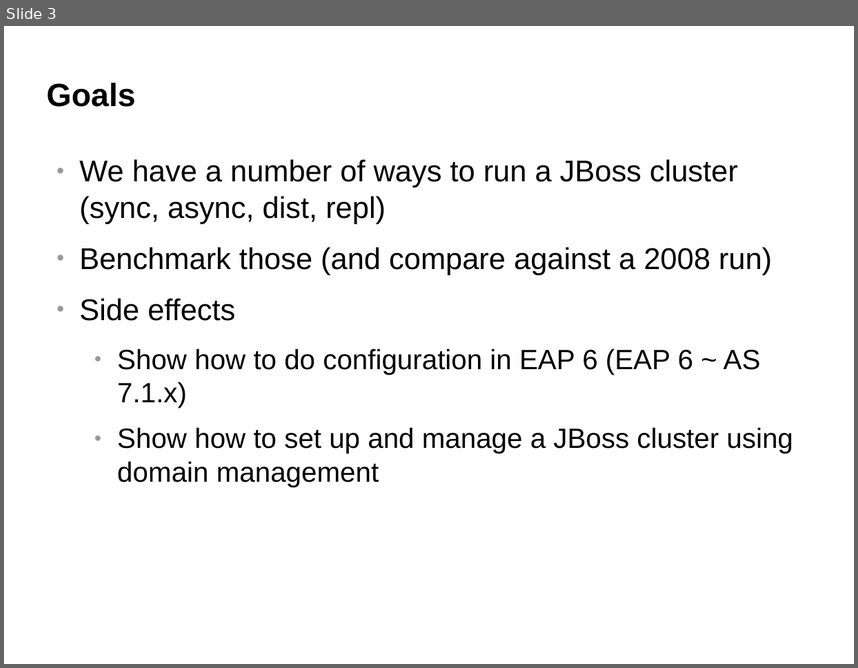
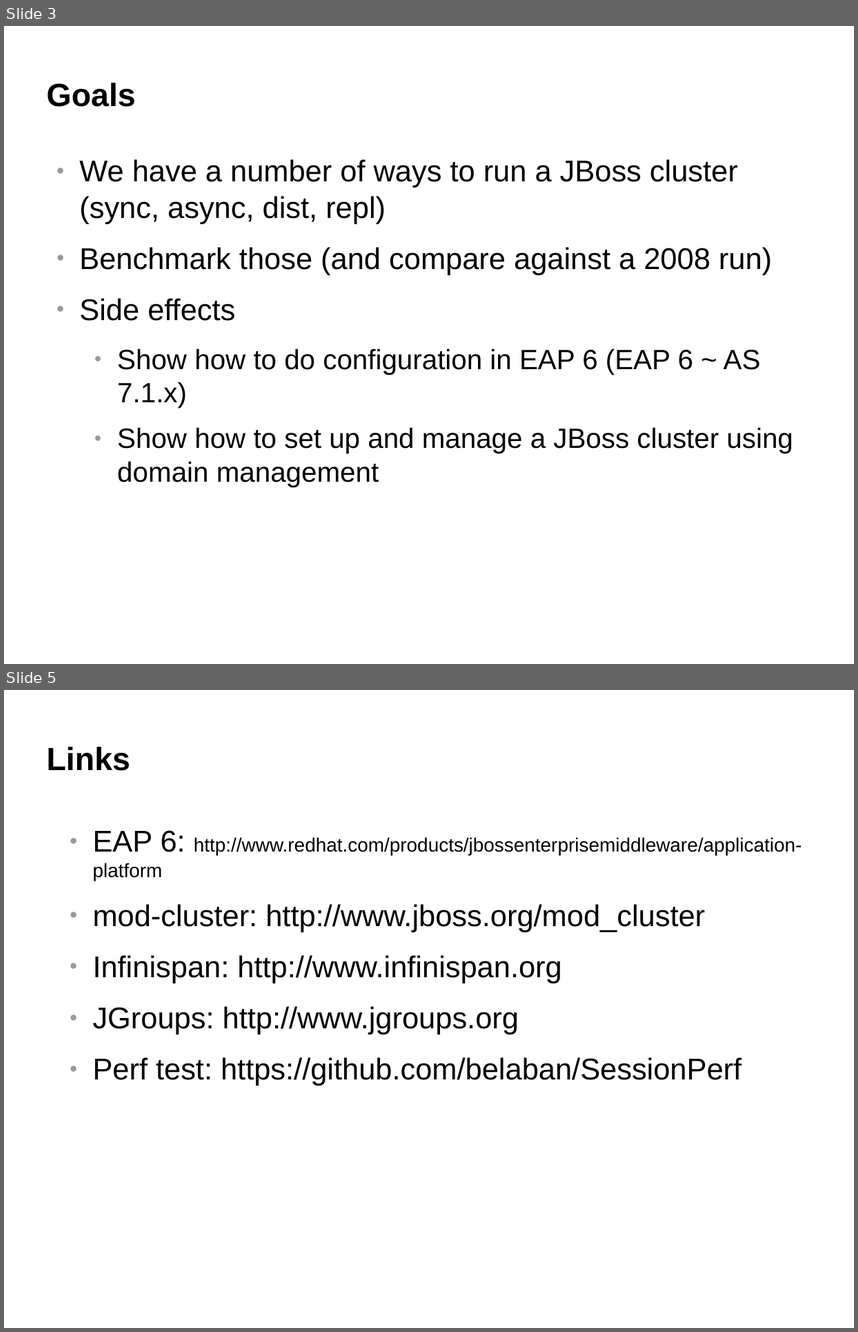
Before and after one commit to belaban/SessionPerf, a slide deck: docs/jbw2012.odp. Shown one above the other, each under a label of ours: slide 3 before the commit, slides 3 and 5 after it; the slides between them are not shown. The pictures are 858x668 and 858x1332 pixels, drawn with LibreOffice and Linux fonts; fonts in the diff are those of the drawing; background and template pictures are left out. Boxes give left, top, right and bottom in pixels: in the first picture for what was removed or moved away, otherwise in the second. Text is boxed around its words. In the diff, an @@ line names an element or a change of style, - is before the commit and + after.

Commit message:
ns

```diff
--- a/docs/jbw2012.odp
+++ b/docs/jbw2012.odp
@@ slide 5 added at <box>4,690,854,1328</box>, background #FFFFFF @@
@@ title added at <box>47,747,130,771</box>, 30 pt, text #000000, bold @@
+Links
@@ text added at <box>93,830,802,1085</box>, 28 pt, text #000000 @@
+● EAP 6: http://www.redhat.com/products/jbossenterprisemiddleware/application-platform
+● mod-cluster: http://www.jboss.org/mod_cluster
+● Infinispan: http://www.infinispan.org
+● JGroups: http://www.jgroups.org
+● Perf test: https://github.com/belaban/SessionPerf
```
Also in this commit, not shown: 1 other slide added.
